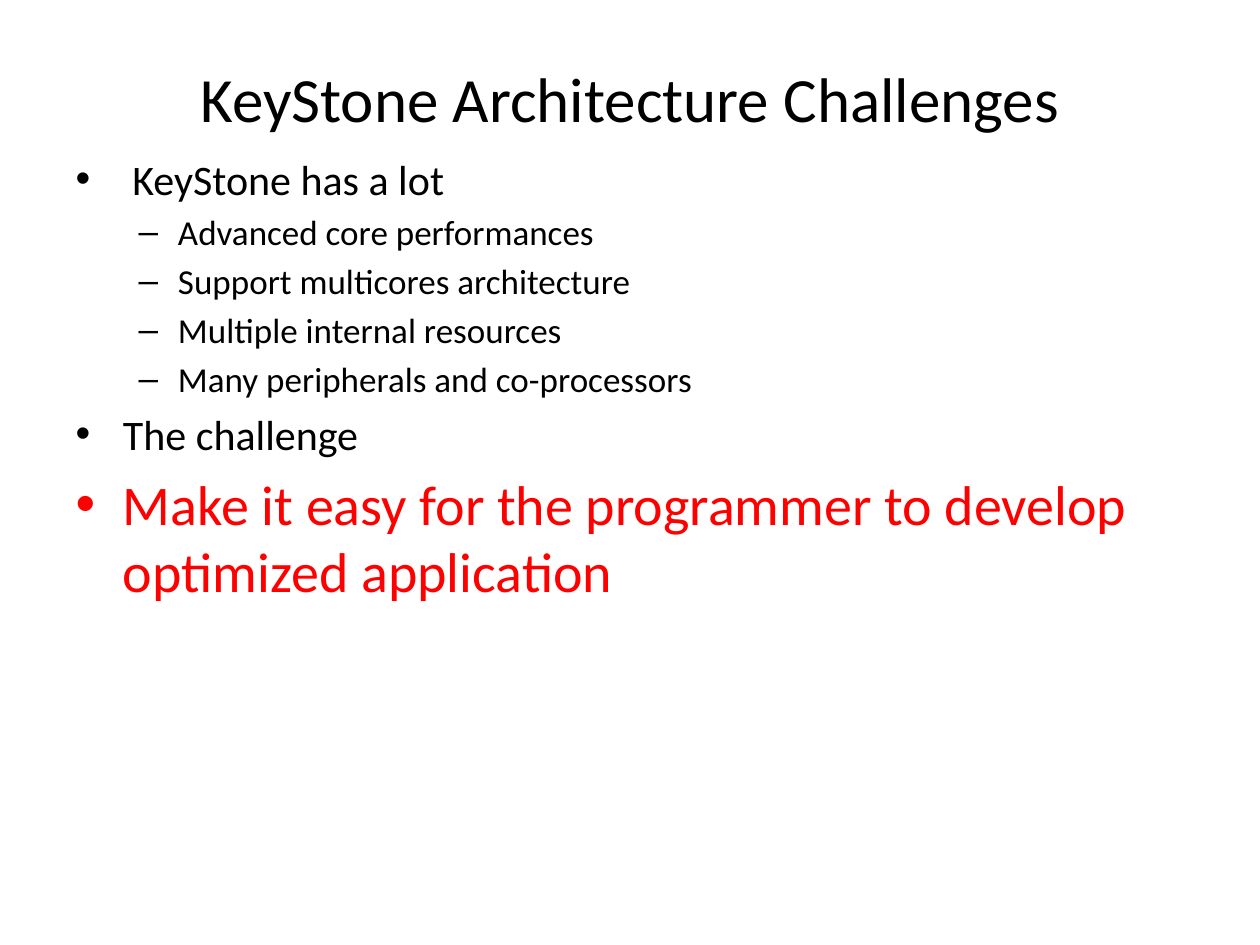
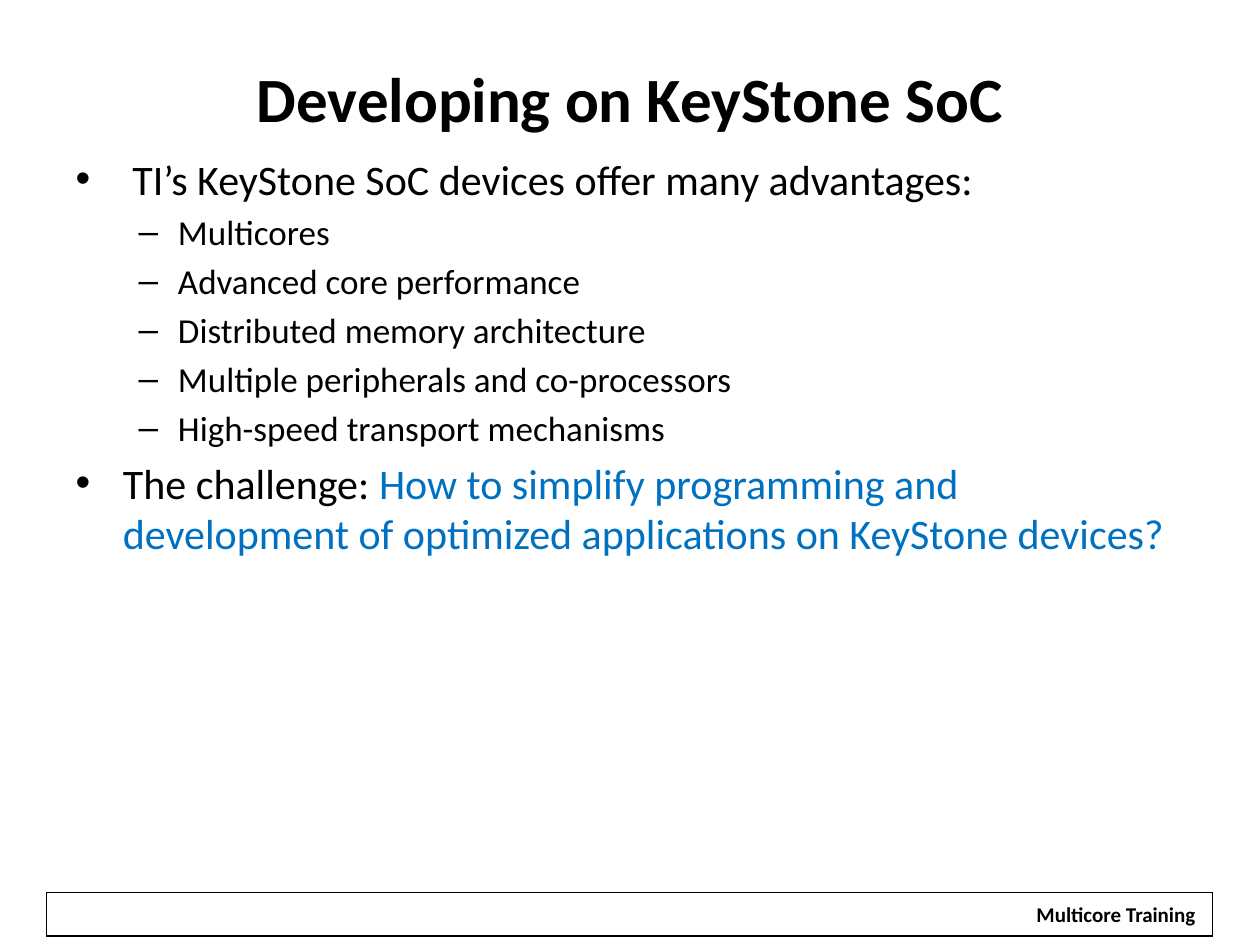
Before and after one commit to hari1989/keystone-workshop, a slide deck: slide 5 of preliminary/Introduction to KeyStone Software ECO.pptx. Drawn at 1260x945 pixels with LibreOffice and Linux fonts; fonts in the diff are those of the drawing; background and template pictures are left out. Boxes give left, top, right and bottom in pixels: in the first picture for what was removed or moved away, otherwise in the second. Text is boxed around its words. In the diff, an @@ line names an element or a change of style, - is before the commit and + after.

```diff
--- a/preliminary/Introduction to KeyStone Software ECO.pptx
+++ b/preliminary/Introduction to KeyStone Software ECO.pptx
@@ title at box(257, 77, 1003, 133): text changed; bold on @@
-KeyStone Architecture Challenges
+Developing on KeyStone SoC
@@ text at box(123, 165, 1164, 556): text changed; size 20 to 24 pt @@
-• KeyStone has a lot
-  – Advanced core performances
-  – Support multicores architecture
-  – Multiple internal resources
-  – Many peripherals and co-processors
-• The challenge
-• Make it easy for the programmer to develop optimized application
+• TI’s KeyStone SoC devices offer many advantages:
+  – Multicores
+  – Advanced core performance
+  – Distributed memory architecture
+  – Multiple peripherals and co-processors
+  – High-speed transport mechanisms
+• The challenge: How to simplify programming and development of optimized applications on KeyStone devices?
@@ rectangle added at box(47, 892, 1213, 936), outline #000000 0.75 pt @@
@@ rectangle added at box(1023, 896, 1210, 934), fill #FFFFFF, 12 pt, text #000000, bold @@
+Multicore Training
```
Also in this commit, not shown: 12 other slides changed, 6 slides added, 4 slides removed.
